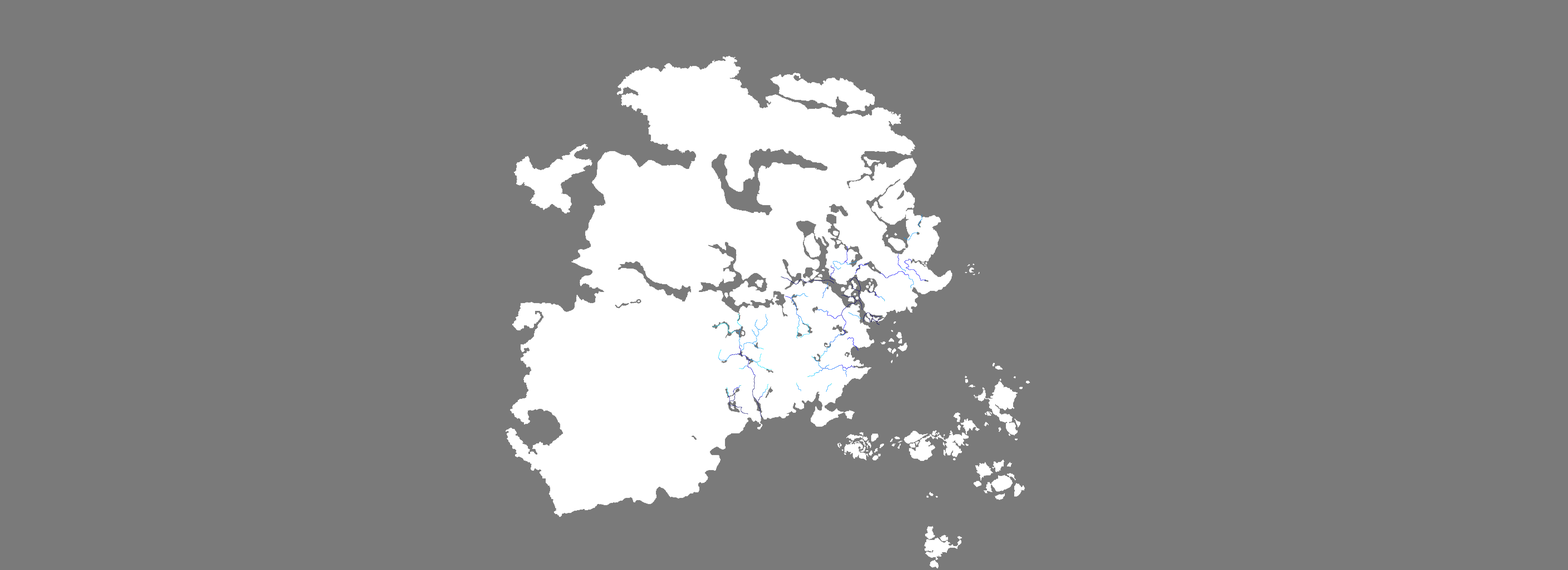
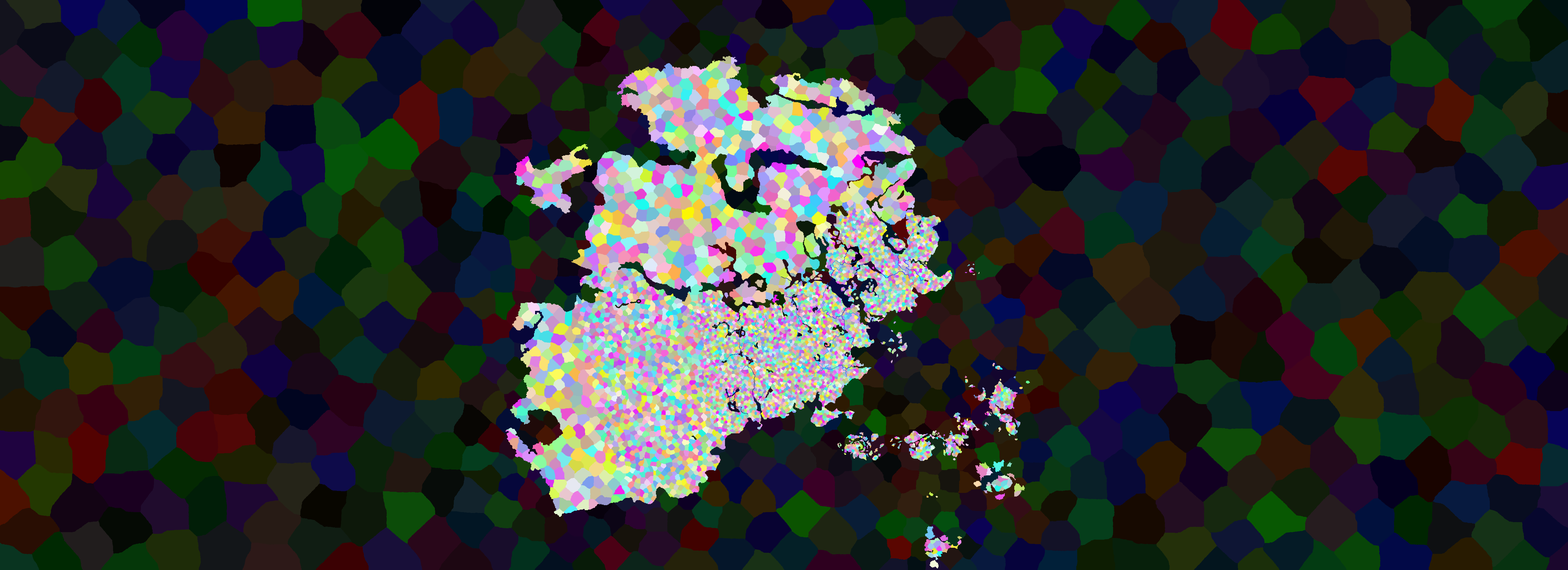
Comparing the layer stacks of the two (1568, 570) images. Changes:
painted on "图层 #1" over bbox(816, 246, 885, 360)
showed "provinces.bmp", opacity 73% → 100% over bbox(0, 0, 1568, 570)
